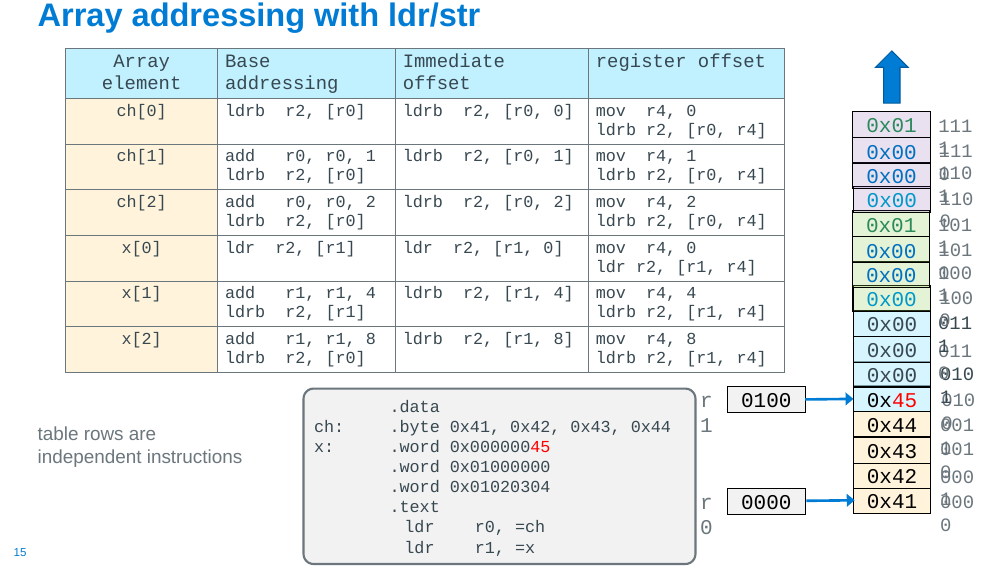
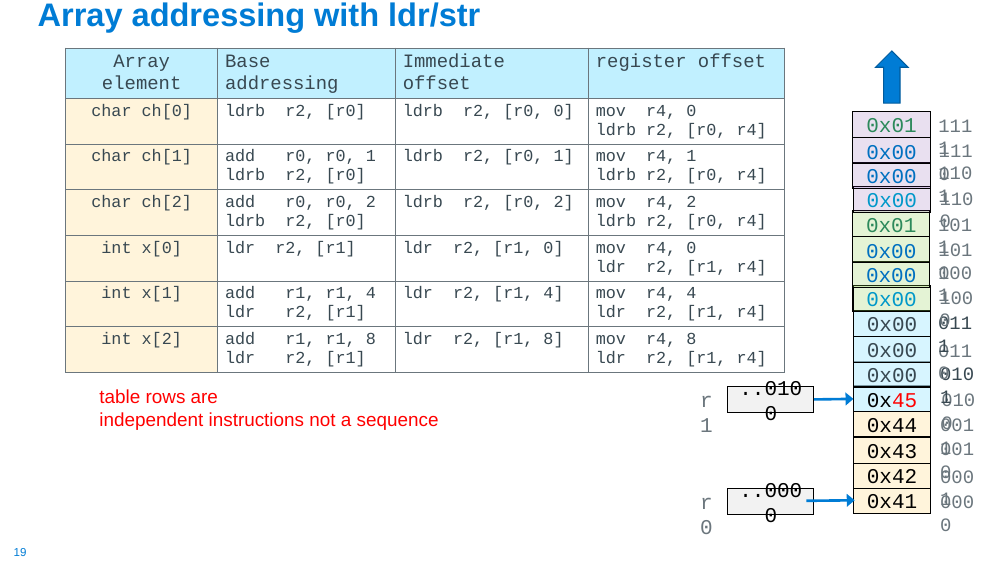
Before and after one commit to cse30-fa22/Muller_CSE30_Lecture_Slides, a slide deck: slide 19 of 08_Assm_Part3.pptx (slide 15 before the commit). Drawn at 1008x567 pixels with LibreOffice and Linux fonts; fonts in the diff are those of the drawing. Boxes give left, top, right and bottom in pixels: in the first picture for what was removed or moved away, otherwise in the second. Text is boxed around its words. In the diff, an @@ line names an element or a change of style, - is before the commit and + after.

```diff
--- a/08_Assm_Part3.pptx
+++ b/08_Assm_Part3.pptx
@@ table at (x1=66, y1=48, x2=785, y2=371) @@
-row 2, column 1: ch[0]
+row 2, column 1: char ch[0]
-row 3, column 1: ch[1]
+row 3, column 1: char ch[1]
-row 4, column 1: ch[2]
+row 4, column 1: char ch[2]
-row 5, column 1: x[0]
+row 5, column 1: int x[0]
-row 6: x[1] | add r1, r1, 4 / ldrb r2, [r1] | ldrb r2, [r1, 4] | mov r4, 4 / ldrb r2, [r1, r4]
+row 6: int x[1] | add r1, r1, 4 / ldr r2, [r1] | ldr r2, [r1, 4] | mov r4, 4 / ldr r2, [r1, r4]
-row 7: x[2] | add r1, r1, 8 / ldrb r2, [r0] | ldrb r2, [r1, 8] | mov r4, 8 / ldrb r2, [r1, r4]
+row 7: int x[2] | add r1, r1, 8 / ldr r2, [r1] | ldr r2, [r1, 8] | mov r4, 8 / ldr r2, [r1, r4]
@@ text "table rows are" moved from (x1=38, y1=426, x2=243, y2=467) to (x1=99, y1=389, x2=439, y2=430) @@
@@ text at (x1=99, y1=389, x2=218, y2=404): text colour #6B767D to #FF0000 in "table rows are" @@
@@ rounded rectangle removed at (x1=303, y1=389, x2=695, y2=564) @@
-.data
-ch: .byte 0x41, 0x42, 0x43, 0x44
-x: .word 0x00000045
-.word 0x01000000
-.word 0x01020304
-.text
-ldr r0, =ch
-ldr r1, =x
@@ rectangle "..0100" resized from (x1=728, y1=386, x2=805, y2=412) to (x1=728, y1=386, x2=814, y2=412) @@
@@ text at (x1=99, y1=412, x2=439, y2=430): text changed; text colour #6B767D to #FF0000 @@
-independent instructions
+independent instructions not a sequence
@@ text in rectangle at (x1=741, y1=393, x2=791, y2=413): text changed @@
-0100
+..0100
@@ arrow moved from (805, 399) - (854, 399) to (814, 399) - (854, 399) @@
@@ rectangle "..0000" resized from (x1=728, y1=488, x2=805, y2=514) to (x1=728, y1=488, x2=814, y2=514) @@
@@ text in rectangle at (x1=741, y1=495, x2=791, y2=515): text changed @@
-0000
+..0000
@@ page number at (x1=14, y1=548, x2=27, y2=556): text changed @@
-15
+19
```
Also in this commit, not shown: 12 other slides changed, 15 slides added, 1 slide removed, 1 other file.
